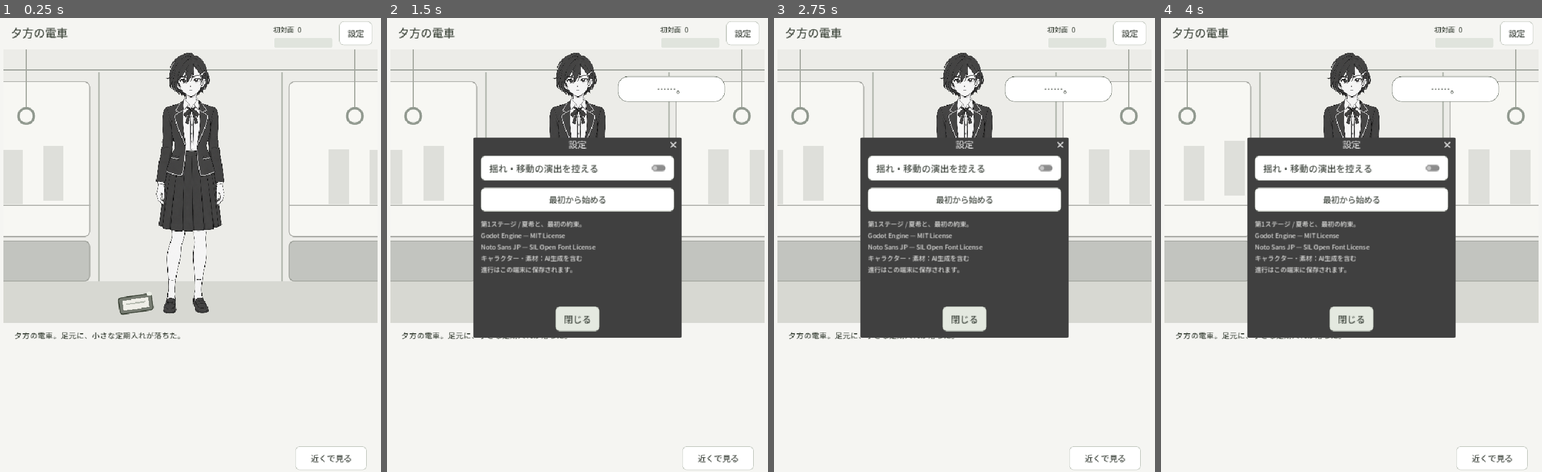
Above: before the commit, frames 1-4 (left to right).
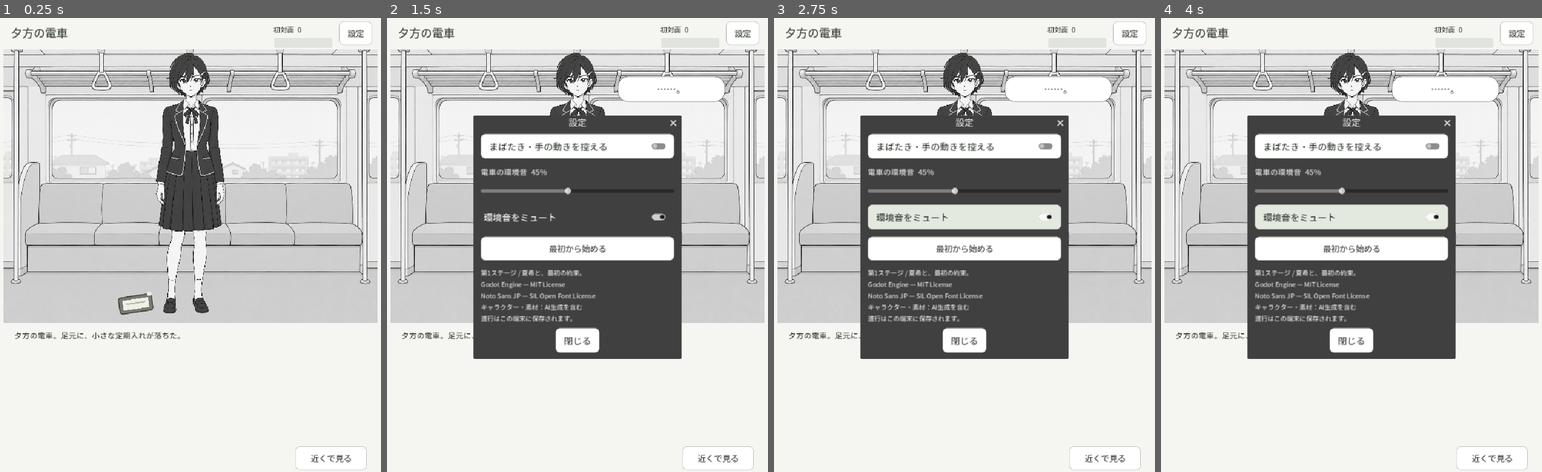
Above: after the commit, the same moments.

Repository: ibushimaru/monochrome-demo
Game: Godot game, scene res://main.tscn
Two runs of this game, one before a commit and one after it. Both use one fixed random seed, a clock stepped at 60 frames per second and the inputs below. Sound files missing from this copy of the repository are replaced by a short silence.
Inputs (mouse positions are in pixels of both pictures, inside the frame that each line leads up to):
- Up to frame 1 (0.25 s): no input
- Up to frame 2 (1.5 s): click "設定" at 0.5 s; click (577, 217) at 1.25 s, where only the run after the commit has a clickable "環境音をミュート"
- Up to frame 3 (2.75 s): click (960, 67) at 2 s
- Up to frame 4 (4 s): click (1351, 86) at 2.75 s; click (1351, 113) at 3.5 s

The runs differ from the first frame. In frame 1, 20% of the frame differs, in the area x 0-100%, y 6-59%; in frame 2, 27%; in frame 3, 28%, in the area x 0-100%, y 6-76%; in frame 4, 28%.

Commit message:
Add looping train ambience and replace moving scenery with a static carriage illustration

Diff:
--- a/godot-stage1/scripts/main.gd
+++ b/godot-stage1/scripts/main.gd
@@ -12,6 +12,7 @@
 const GLANCE = preload("res://assets/full-glance.png")
 const HAND = preload("res://assets/hand.png")
 const POKE = preload("res://assets/poke.png")
+const TRAIN_AUDIO = preload("res://assets/train-ambience.ogg")
 const SAVE_PATH = "user://stage1-save.json"
 var state = State.new()
 var shell: Control
@@ -52,6 +53,13 @@
 var blink_clock: float = 0.0
 var next_blink: float = 4.0
 var blink_elapsed: float = -1.0
+var ambient_player: AudioStreamPlayer
+var ambient_volume: float = 0.45
+var ambient_muted: bool = false
+var ambient_slider: HSlider
+var ambient_toggle: CheckButton
+var ambient_caption: Label
+var audio_fade: Tween
 const SETTINGS_PATH = "user://stage1-settings.cfg"
 
 func _ready() -> void:
@@ -67,7 +75,10 @@
 	var preferences = ConfigFile.new()
 	if preferences.load(SETTINGS_PATH)==OK:
 		reduce_motion=bool(preferences.get_value("display","reduce_motion",false))
+		ambient_volume=clampf(float(preferences.get_value("audio","train_volume",0.45)),0,1)
+		ambient_muted=bool(preferences.get_value("audio","train_muted",false))
 	build()
+	start_ambience()
 	resized.connect(layout)
 	layout()
 	var data = read_save()
@@ -126,11 +137,10 @@
 	stage.mouse_filter=Control.MOUSE_FILTER_IGNORE
 	stage.clip_contents=true
 	shell.add_child(stage)
-	var bg = Control.new()
+	var bg = TextureRect.new()
 	backdrop=bg
 	bg.set_script(preload("res://scripts/train_backdrop.gd"))
 	stage.add_child(bg)
-	bg.set_process(not reduce_motion)
 	bg.set_anchors_and_offsets_preset(Control.PRESET_FULL_RECT)
 	portrait=TextureRect.new()
 	portrait.expand_mode=TextureRect.EXPAND_IGNORE_SIZE
@@ -220,15 +230,34 @@
 	settings_box.custom_minimum_size.x=300
 	settings_box.add_theme_constant_override("separation",16)
 	var motion=CheckButton.new()
-	motion.text="揺れ・移動の演出を控える"
+	motion.text="まばたき・手の動きを控える"
 	motion.button_pressed=reduce_motion
 	motion.toggled.connect(func(on):
 		reduce_motion=on
-		backdrop.set_process(not on)
-		var preferences=ConfigFile.new()
-		preferences.set_value("display","reduce_motion",on)
-		preferences.save(SETTINGS_PATH))
+		save_preferences())
 	settings_box.add_child(motion)
+	ambient_caption=label("電車の環境音  %d%%" % roundi(ambient_volume*100),17)
+	ambient_caption.add_theme_color_override("font_color",Color("ededeb"))
+	settings_box.add_child(ambient_caption)
+	ambient_slider=HSlider.new()
+	ambient_slider.min_value=0
+	ambient_slider.max_value=100
+	ambient_slider.step=1
+	ambient_slider.value=ambient_volume*100
+	ambient_slider.custom_minimum_size=Vector2(300,28)
+	ambient_slider.value_changed.connect(func(value):
+		ambient_volume=value/100.0
+		update_ambience()
+		save_preferences())
+	settings_box.add_child(ambient_slider)
+	ambient_toggle=CheckButton.new()
+	ambient_toggle.text="環境音をミュート"
+	ambient_toggle.button_pressed=ambient_muted
+	ambient_toggle.toggled.connect(func(on):
+		ambient_muted=on
+		update_ambience()
+		save_preferences())
+	settings_box.add_child(ambient_toggle)
 	settings_box.add_child(button("最初から始める",func(): settings.hide();confirm_restart()))
 	var credits=label("第1ステージ / 夏希と、最初の約束。\nGodot Engine — MIT License\nNoto Sans JP — SIL Open Font License\nキャラクター・素材：AI生成を含む\n進行はこの端末に保存されます。",14)
 	credits.autowrap_mode=TextServer.AUTOWRAP_WORD_SMART
@@ -296,6 +325,37 @@
 	ending.position=Vector2(24,sh+142)
 	ending.size=Vector2(w-48,160)
 
+func start_ambience() -> void:
+	ambient_player=AudioStreamPlayer.new()
+	var stream=TRAIN_AUDIO.duplicate() as AudioStreamOggVorbis
+	stream.loop=true
+	ambient_player.stream=stream
+	add_child(ambient_player)
+	ambient_player.volume_db=-60
+	ambient_player.play()
+	ambient_player.stream_paused=ambient_muted or ambient_volume<=0
+	audio_fade=create_tween()
+	audio_fade.tween_property(ambient_player,"volume_db",linear_to_db(maxf(ambient_volume,.001)),1.2)
+
+func update_ambience() -> void:
+	ambient_caption.text="電車の環境音  %d%%" % roundi(ambient_volume*100)
+	if not is_instance_valid(ambient_player):return
+	if audio_fade and audio_fade.is_valid():audio_fade.kill()
+	ambient_player.volume_db=linear_to_db(maxf(ambient_volume,.001))
+	ambient_player.stream_paused=ambient_muted or ambient_volume<=0
+
+func save_preferences() -> void:
+	var preferences=ConfigFile.new()
+	preferences.set_value("display","reduce_motion",reduce_motion)
+	preferences.set_value("audio","train_volume",ambient_volume)
+	preferences.set_value("audio","train_muted",ambient_muted)
+	preferences.save(SETTINGS_PATH)
+
+func _exit_tree() -> void:
+	if is_instance_valid(ambient_player):
+		ambient_player.stop()
+		ambient_player.stream=null
+
 func perform(action: String) -> void:
 	if busy: return
 	if not state.act(action): return
--- a/godot-stage1/scripts/train_backdrop.gd
+++ b/godot-stage1/scripts/train_backdrop.gd
@@ -1,34 +1,9 @@
-extends Control
-var motion: float = 0.0
+extends TextureRect
+const INTERIOR = preload("res://assets/train-interior-v2.png")
+
 func _ready() -> void:
 	mouse_filter = Control.MOUSE_FILTER_IGNORE
-func _process(delta: float) -> void:
-	motion = fmod(motion + delta * 12.0, 140.0)
-	queue_redraw()
-func _draw() -> void:
-	var w: float = size.x
-	var h: float = size.y
-	draw_rect(Rect2(0,0,w,h),Color("ecece8"))
-	draw_rect(Rect2(0,h*.85,w,h*.15),Color("d7d8d2"))
-	# Large carriage windows, seats, overhead rail, and passing scenery.
-	for x in [-180.0, w-195.0]:
-		draw_style_box(_box(Color("f7f7f3"),Color("a4a5a0")),Rect2(x,70,370,h*0.57))
-		for i in range(5):
-			var bx: float = x + i*90 - motion
-			if bx > x and bx < x+325:
-				draw_rect(Rect2(bx,h*0.35+sin(i)*12,45,h*0.2),Color("dedfda"))
-		draw_line(Vector2(x, h*0.57),Vector2(x+370,h*0.57),Color("b4b5b0"),2)
-		draw_style_box(_box(Color("c2c4bf"),Color("9a9d96")),Rect2(x,h*0.7,370,h*0.15))
-	draw_line(Vector2(0,45),Vector2(w,45),Color("999e97"),3)
-	for x in [50.0,w-50.0]:
-		draw_line(Vector2(x,0),Vector2(x,130),Color("a2a69d"),3)
-		draw_arc(Vector2(x,146),17,0,TAU,24,Color("91998f"),4,true)
-	for x in [210.0,w-210.0]:
-		draw_line(Vector2(x,50),Vector2(x,h*.85),Color("b9beb5"),3)
-func _box(fill: Color, stroke: Color) -> StyleBoxFlat:
-	var b = StyleBoxFlat.new()
-	b.bg_color=fill
-	b.border_color=stroke
-	b.set_border_width_all(2)
-	b.set_corner_radius_all(12)
-	return b
+	texture = INTERIOR
+	expand_mode = TextureRect.EXPAND_IGNORE_SIZE
+	stretch_mode = TextureRect.STRETCH_KEEP_ASPECT_COVERED
+	# Static carriage and scenery: no scroll, parallax, or frame updates.
--- a/godot-stage1/tests/test_ui.gd
+++ b/godot-stage1/tests/test_ui.gd
@@ -4,6 +4,9 @@
 class TestGame extends "res://scripts/main.gd":
 	var saves: int = 0
 	var saved: Dictionary = {}
+	var preferences_saved: Dictionary = {}
+	func save_preferences() -> void:
+		preferences_saved={"volume":ambient_volume,"muted":ambient_muted,"motion":reduce_motion}
 	func save_game() -> void:
 		saves += 1
 		saved = state.snapshot()
@@ -40,6 +43,16 @@
 	root.add_child(game)
 	await settle()
 	check(game.wallet.visible and not game.busy, "Opening allows pass interaction")
+	check(not game.backdrop.is_processing(), "Train background remains static")
+	check(game.ambient_player.stream.loop and is_equal_approx(game.ambient_player.stream.get_length(),32.0), "Train ambience loops a full 32-second stream")
+	game.ambient_slider.value=25
+	game.ambient_toggle.button_pressed=true
+	check(game.ambient_player.stream_paused and game.preferences_saved.muted,"Mute is applied and saved")
+	game.ambient_toggle.button_pressed=false
+	check(not game.ambient_player.stream_paused and is_equal_approx(db_to_linear(game.ambient_player.volume_db),.25),"Unmute restores selected volume")
+	game.ambient_slider.value=0
+	check(game.ambient_player.stream_paused,"Zero volume is silent")
+	game.ambient_slider.value=45
 	game.reduce_motion=false
 	game.blink_clock=10
 	game.update_blink(0.01)
@@ -106,6 +119,9 @@
 			check(game.choices.position.y+last.position.y+last.size.y<game.view_button.position.y,"Choices clear footer: "+phase)
 	game.queue_free()
 	await process_frame
+	# Let the audio mixer retire the stopped Ogg playback before engine shutdown.
+	Engine.time_scale=1
+	await create_timer(.2).timeout
 	if failures.is_empty(): print("PASS: desktop UI route, fixed portrait through reactions, save/retry, expressions, dialogs and all scene layouts at 960x1000")
 	else:
 		for failure in failures:push_error(failure)
Not shown, changed: godot-stage1/README.txt
Not shown, added: godot-stage1/TRAIN-ASSET-NOTES.txt
Not shown, added: godot-stage1/assets/train-ambience.ogg.import
Binary file added: godot-stage1/assets/train-interior-v2.png
Not shown, added: godot-stage1/assets/train-interior-v2.png.import
Not shown, added: godot-stage1/assets/train-ambience.ogg
